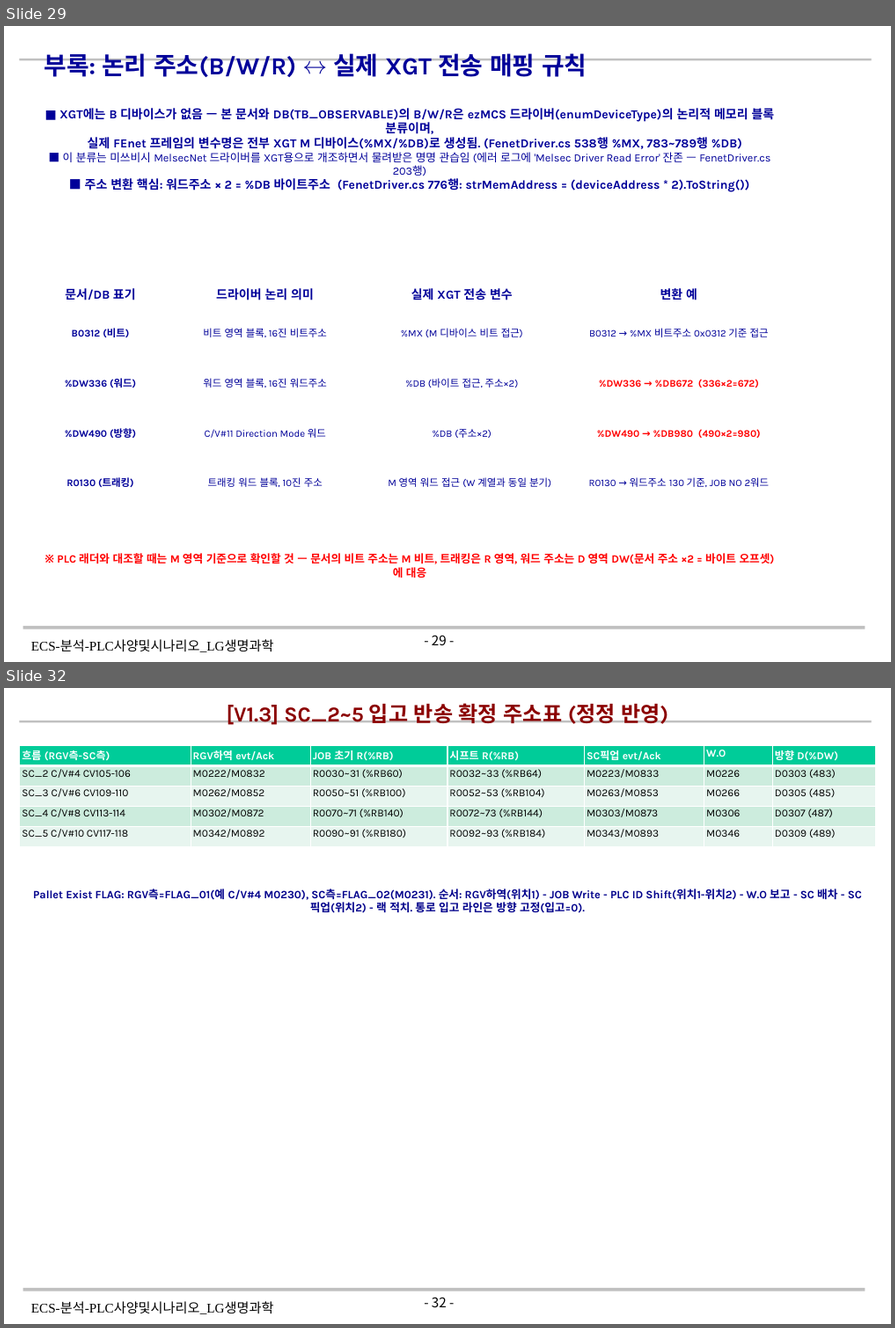
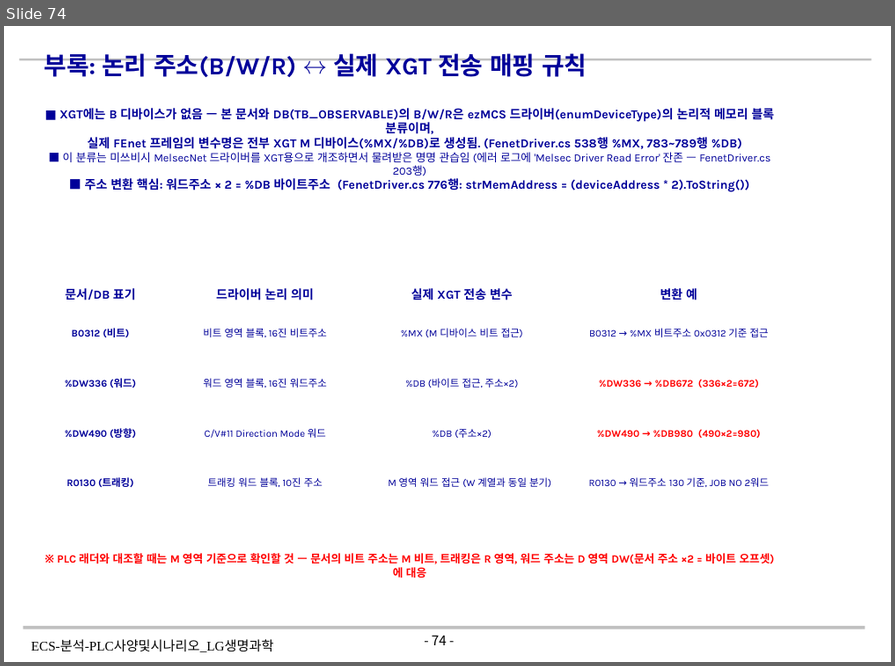
Before and after one commit to yeorijby-coder/LGLS_ALL, a slide deck: ECS-분석-PLC사양및시나리오_LG생명과학_V1.3_20260819.pptx. Shown one above the other, each under a label of ours: slides 29 and 32 before the commit, slide 74 after it; the slides between them are not shown. The pictures are 895x1328 and 895x666 pixels, drawn with LibreOffice and Linux fonts; fonts in the diff are those of the drawing; background and template pictures are left out. Boxes give left, top, right and bottom in pixels: in the first picture for what was removed or moved away, otherwise in the second. Text is boxed around its words. In the diff, an @@ line names an element or a change of style, - is before the commit and + after.

```diff
--- a/ECS-분석-PLC사양및시나리오_LG생명과학_V1.3_20260819.pptx
+++ b/ECS-분석-PLC사양및시나리오_LG생명과학_V1.3_20260819.pptx
@@ slide 32 removed at box(4, 688, 891, 1324), background #FFFFFF; not listed: 4 template elements that a slide beside it also shows @@
@@ text removed at box(227, 703, 668, 725) @@
-[V1.3] SC_2~5 입고 반송 확정 주소표 (정정 반영)
@@ table removed at box(19, 746, 874, 846), 5 rows, 7 columns @@
-흐름 (RGV측-SC측) | RGV하역 evt/Ack | JOB 초기 R(%RB) | 시프트 R(%RB) | SC픽업 evt/Ack | W.O | 방향 D(%DW)
-SC_2 C/V#4 CV105-106 | M0222/M0832 | R0030~31 (%RB60) | R0032~33 (%RB64) | M0223/M0833 | M0226 | D0303 (483)
-SC_3 C/V#6 CV109-110 | M0262/M0852 | R0050~51 (%RB100) | R0052~53 (%RB104) | M0263/M0853 | M0266 | D0305 (485)
-SC_4 C/V#8 CV113-114 | M0302/M0872 | R0070~71 (%RB140) | R0072~73 (%RB144) | M0303/M0873 | M0306 | D0307 (487)
-SC_5 C/V#10 CV117-118 | M0342/M0892 | R0090~91 (%RB180) | R0092~93 (%RB184) | M0343/M0893 | M0346 | D0309 (489)
@@ text removed at box(33, 889, 862, 913) @@
-Pallet Exist FLAG: RGV측=FLAG_01(예 C/V#4 M0230), SC측=FLAG_02(M0231). 순서: RGV하역(위치1) - JOB Write - PLC ID Shift(위치1-위치2) - W.O 보고 - SC 배차 - SC 픽업(위치2) - 랙 적치. 통로 입고 라인은 방향 고정(입고=0).
@@ what was slide 29 is now slide 74 @@
@@ page number at box(432, 636, 447, 646): text changed @@
-- 29 -
+- 74 -
```
Also in this commit, not shown: 1 slide changed, 45 slides added, 13 other slides removed.
